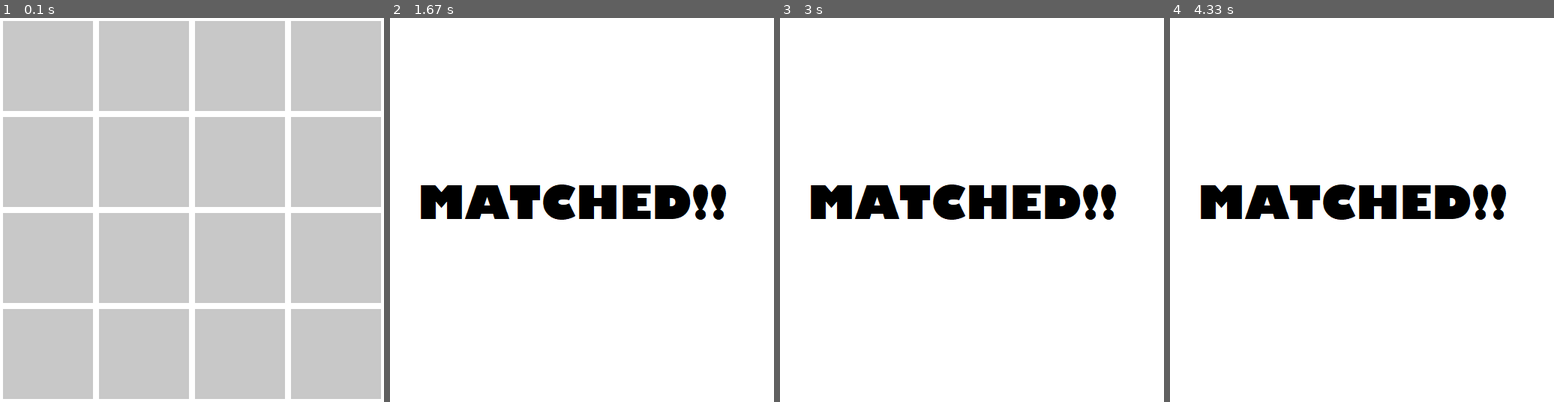
Above: before the commit, frames 1-4 (left to right).
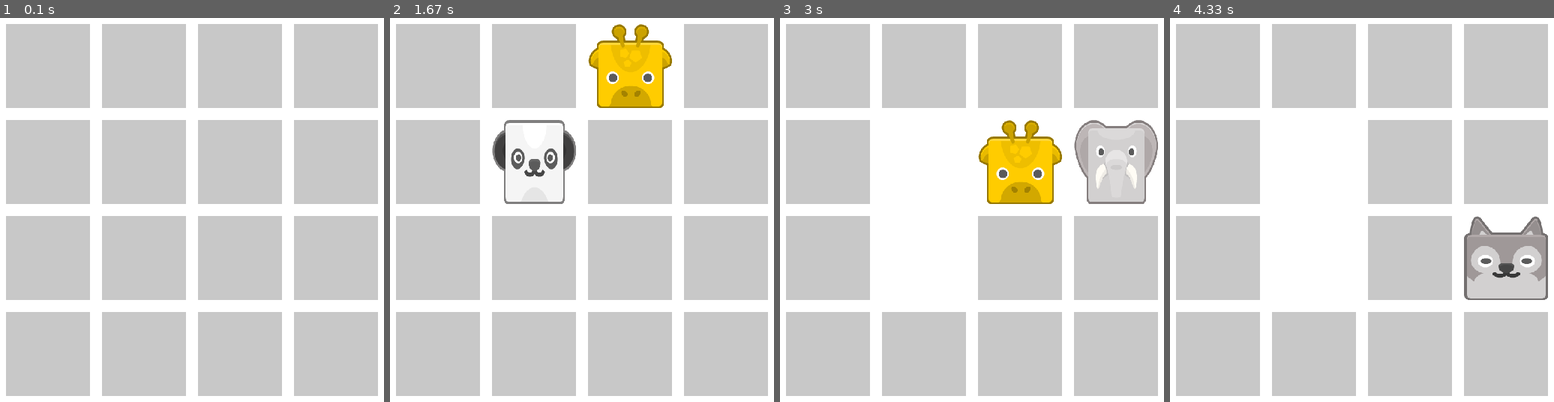
Above: after the commit, the same moments.

Repository: yxuan1996/pygame-animal-match
Game: pygame game, started from app.py
Same seed, same stepped clock (60 frames per second), same inputs: the game is played once before the commit and once after it.
Inputs (mouse positions are in pixels of both pictures, inside the frame that each line leads up to):
- Up to frame 1 (0.1 s): no input
- Up to frame 2 (1.67 s): click (582, 210) at 0.38 s; click (489, 213) at 0.72 s; click (639, 75) at 1.05 s; click (489, 133) at 1.38 s
- Up to frame 3 (3 s): click (972, 256) at 1.72 s; click (1071, 271) at 2.1 s; click (1048, 179) at 2.43 s; click (1091, 202) at 2.72 s
- Up to frame 4 (4.33 s): click (1242, 160) at 3.05 s; click (1446, 114) at 3.38 s; click (1277, 140) at 3.72 s; click (1465, 252) at 4.05 s

The runs differ from the first frame. In frame 1, 11% of the frame differs, in the area x 0-100%, y 0-100%; in frame 2, 75%, in the area x 1-99%, y 1-99%; in frame 3, 68%; in frame 4, 69%.

Commit message:
Update Working

Diff:
--- a/animal.py
+++ b/animal.py
@@ -1,27 +1,25 @@
+import random
 import os
-import random
 import game_config as gc
 
-from pygame import image,transform
+from pygame import image, transform
 
-#Create a dictionary, with key = name of animal and value = 0
-animals_count = dict((a,0) for a in gc.ASSET_FILES)
+animals_count = dict((a, 0) for a in gc.ASSET_FILES)
 
 def available_animals():
-    return [a for a, c in animals_count.items() if c<2]
+    return [animal for animal, count in animals_count.items() if count < 2]
 
 class Animal:
-    def __init__(self,index):
-        self.index =index
+    def __init__(self, index):
+        self.index = index
+        self.name = random.choice(available_animals())
+        self.image_path = os.path.join(gc.ASSET_DIR, self.name)
         self.row = index // gc.NUM_TILES_SIDE
         self.col = index % gc.NUM_TILES_SIDE
-        self.name = random.choice(available_animals())
+        self.skip = False
+        self.image = image.load(self.image_path)
+        self.image = transform.scale(self.image, (gc.IMAGE_SIZE - 2 * gc.MARGIN, gc.IMAGE_SIZE - 2 * gc.MARGIN))
+        self.box = self.image.copy()
+        self.box.fill((200, 200, 200))
+
         animals_count[self.name] += 1
-
-        self.image_path = os.path.join(gc.ASSET_DIR, self.name)
-        self.image = image.load(self.image_path)
-        #transform image to correct size
-        self.image = transform.scale(self.image, (gc.IMAGE_SIZE - 2*gc.MARGIN, gc.IMAGE_SIZE - 2*gc.MARGIN))
-        self.box = self.image.copy()
-        self.box.fill((200,200,200))
-        self.skip = False
--- a/app.py
+++ b/app.py
@@ -2,34 +2,29 @@
 import game_config as gc
 
 from pygame import display, event, image
+from time import sleep
 from animal import Animal
-from time import sleep
 
-def find_index(x,y):
-    row = y//gc.IMAGE_SIZE
+def find_index_from_xy(x, y):
+    row = y // gc.IMAGE_SIZE
     col = x // gc.IMAGE_SIZE
     index = row * gc.NUM_TILES_SIDE + col
-    return index
+    return row, col, index
 
 pygame.init()
-
 display.set_caption('My Game')
 
 #create game window
-screen = display.set_mode((512,512))
+screen = display.set_mode((gc.SCREEN_SIZE, gc.SCREEN_SIZE))
 
 #Load the matched image
 matched = image.load('other_assets/matched.png')
-#overlays the image on the screen
-#screen.blit(matched,(0,0))
-#update the display
-#display.flip()
 
 running = True
 
-#Instatiate all animal tiles
+#Instantiate all animal tiles
 tiles = [Animal(i) for i in range(0, gc.NUM_TILES_TOTAL)]
-current_images = []
+current_images_displayed = []
 
 #Main game loop
 while running:
@@ -47,50 +42,49 @@
         if e.type == pygame.MOUSEBUTTONDOWN:
             mouse_x, mouse_y = pygame.mouse.get_pos()
             #find the index of the tile that was clicked
-            index = find_index(mouse_x, mouse_y)
-            #Do not match image to itself
-            if index not in current_images:
-                current_images.append(index)
-            current_images.append(index)
-            if len(current_images) > 2:
-                current_images = current_images[1:]
+            row, col, index = find_index_from_xy(mouse_x, mouse_y)
+            if index not in current_images_displayed:
+                #2 pictures displayed
+                #we refresh the screen to display the clicked tile and the previously clicked tile
+                if len(current_images_displayed) > 1:
+                    current_images_displayed = current_images_displayed[1:] + [index]
+                else:
+                    current_images_displayed.append(index)
 
-
-    screen.fill((255,255,255))
+    screen.fill((255, 255, 255))
 
     total_skipped = 0
 
     for i, tile in enumerate(tiles):
-        #selected images are stored in current images
+        #selected imgaes are soted in current_images_displayed
         #we only display 2 images at one time and hide the other images using tile.box
-        image_i = tile.image if i in current_images else tile.box
+        current_image = tile.image if i in current_images_displayed else tile.box
 
-        #Overlays the image on the screen
-        #only display images that are not skipped
+        #screen.blit() overlays images on SCREEN
+        #Images that have already been matched will be skipped
         if not tile.skip:
-            screen.blit(image_i, (tile.col*gc.IMAGE_SIZE +gc.MARGIN, tile.row*gc.IMAGE_SIZE + gc.MARGIN))
+            screen.blit(current_image, (tile.col * gc.IMAGE_SIZE + gc.MARGIN, tile.row * gc.IMAGE_SIZE + gc.MARGIN))
         else:
             total_skipped += 1
 
+    display.flip()
 
-    #Remove images if they match
-    if len(current_images) == 2:
-        idx1,idx2 = current_images
+    # Remove images if they match
+    if len(current_images_displayed) == 2:
+        idx1, idx2 = current_images_displayed
         if tiles[idx1].name == tiles[idx2].name:
             tiles[idx1].skip = True
             tiles[idx2].skip = True
-            #Display "Matched"
-            sleep(0.4)
-            screen.blit(matched,(0,0))
+            # display matched message
+            sleep(0.2)
+            screen.blit(matched, (0, 0))
             display.flip()
-            sleep(0.4)
-            #Reset current images
-            current_images = []
+            sleep(0.5)
+            #Reset current_images
+            current_images_displayed = []
 
     #If all tiles are skipped, then game is complete
     if total_skipped == len(tiles):
         running = False
 
-    display.flip()
-
-print("GoodBye!")
+print('Goodbye!')
--- a/game_config.py
+++ b/game_config.py
@@ -4,10 +4,8 @@
 SCREEN_SIZE = 512
 NUM_TILES_SIDE = 4
 NUM_TILES_TOTAL = 16
-MARGIN = 4
+MARGIN = 8
 
 ASSET_DIR = 'assets'
-#list of all assets in asset folder
 ASSET_FILES = [x for x in os.listdir(ASSET_DIR) if x[-3:].lower() == 'png']
-
 assert len(ASSET_FILES) == 8
